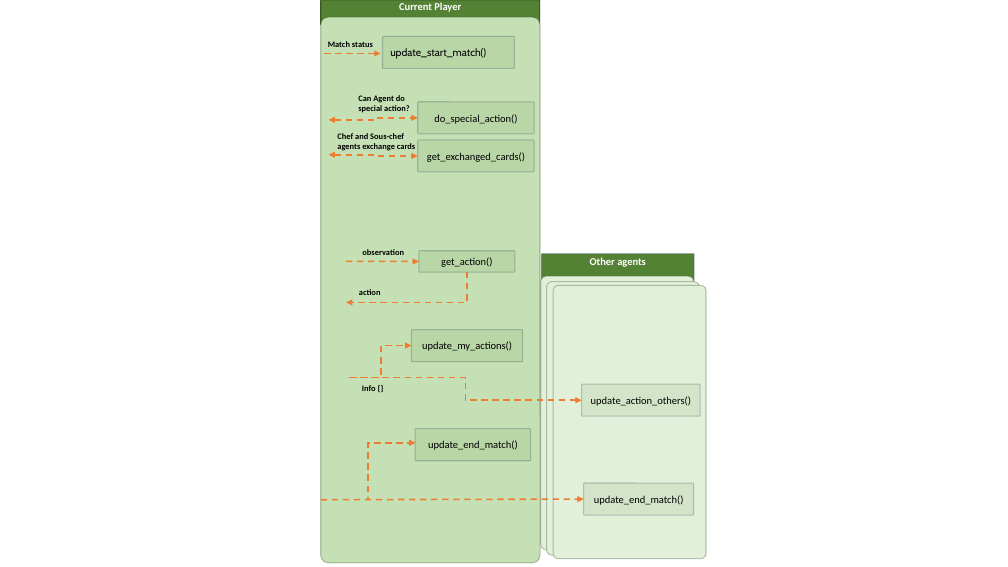
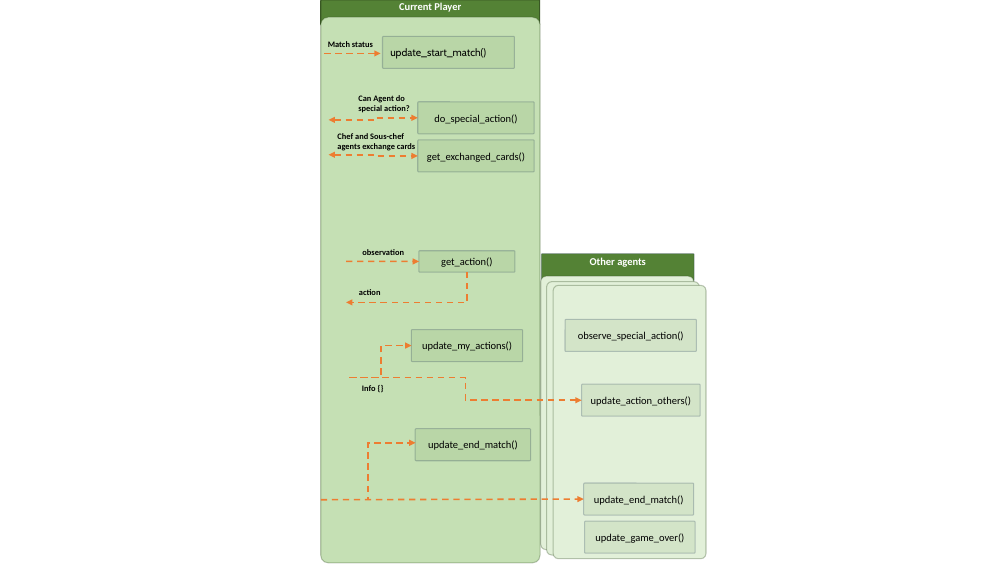
Before and after one commit to pablovin/ChefsHatGYM, a slide deck: slide 5 of gitImages/GameCommunicationDiagram.pptx. Drawn at 1008x567 pixels with LibreOffice and Linux fonts; fonts in the diff are those of the drawing. Boxes give left, top, right and bottom in pixels: in the first picture for what was removed or moved away, otherwise in the second. Text is boxed around its words. In the diff, an @@ line names an element or a change of style, - is before the commit and + after.

```diff
--- a/gitImages/GameCommunicationDiagram.pptx
+++ b/gitImages/GameCommunicationDiagram.pptx
@@ rounded rectangle added at bbox=[565, 320, 696, 352], fill #548235 at 10% opacity, outline #172C51 1 pt, 10 pt, text #000000 @@
+observe_special_action()
@@ rounded rectangle added at bbox=[585, 521, 695, 553], fill #548235 at 10% opacity, outline #172C51 1 pt, 10 pt, text #000000 @@
+update_game_over()
```
Also in this commit, not shown: 1 other slide changed, 4 other files.
